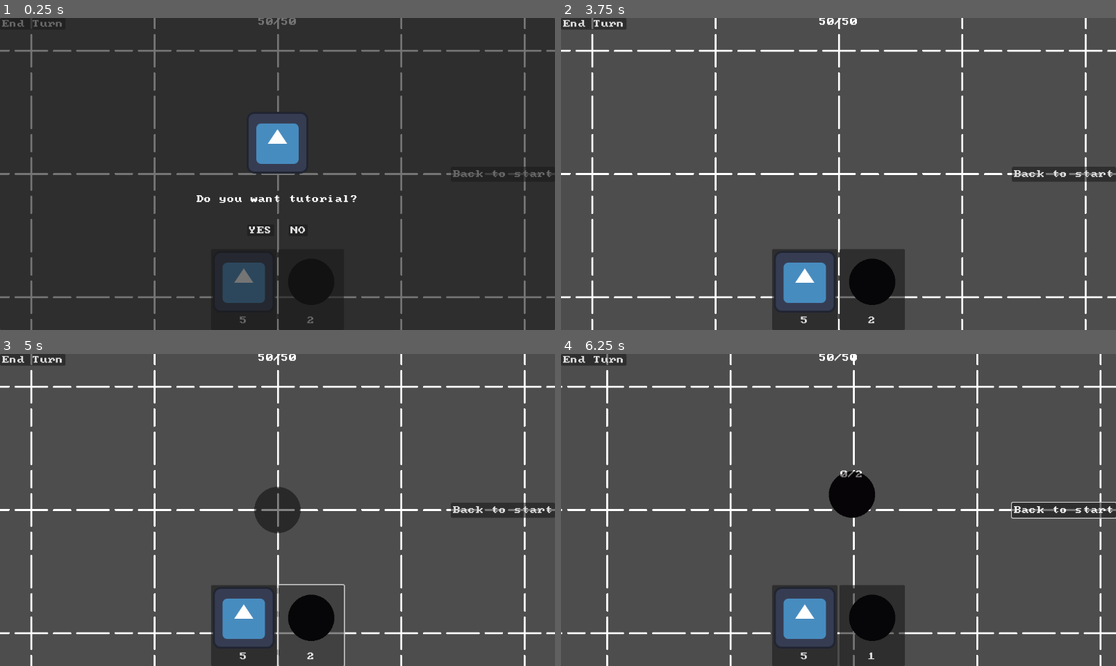
Above: before the commit, frames 1-4 (two rows, left to right).
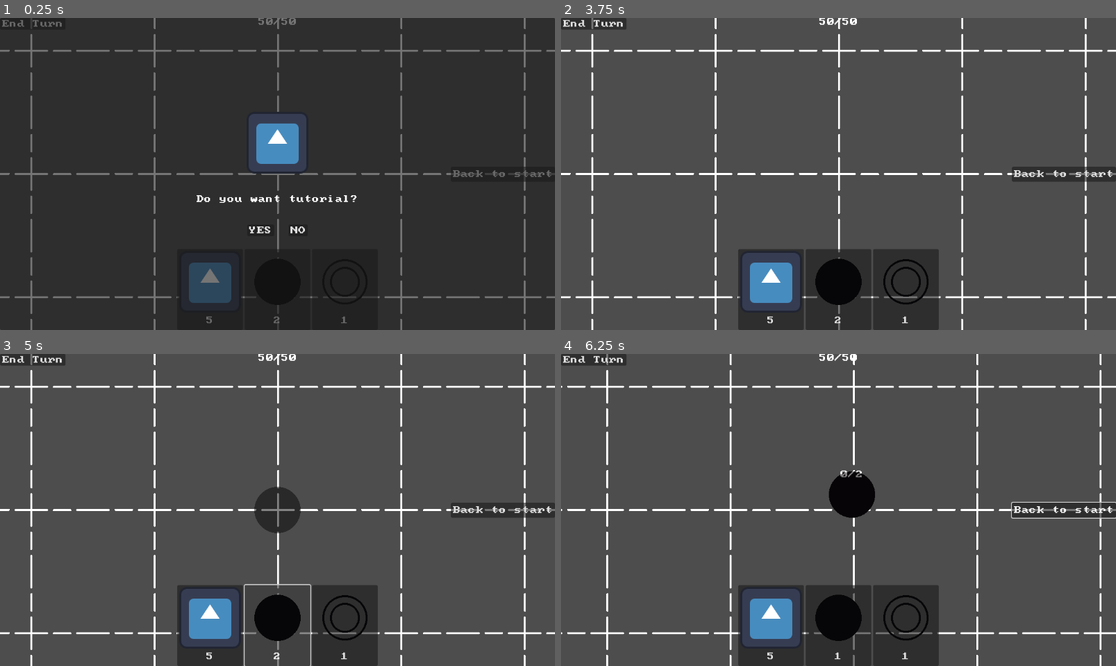
Above: after the commit, the same moments.

Repository: Iviv122/swiatlowod-2
Game: Godot game, scene res://main.tscn
Two runs of this game, one before a commit and one after it. Both use one fixed random seed, a clock stepped at 60 frames per second and the inputs below. The engine's default icon, where the game draws it, is replaced by a stand-in: a white triangle on a blue panel in a dark square.
Inputs (mouse positions are in pixels of both pictures, inside the frame that each line leads up to):
- Up to frame 1 (0.25 s): no input
- Up to frame 2 (3.75 s): click "5" at 0.5 s; click (905, 289) at 1.25 s, where only the run after the commit has a clickable "1"; click "End Turn" at 2 s; click "YES" at 2.75 s; click "continue" at 3.5 s
- Up to frame 3 (5 s): click "2" at 4.25 s
- Up to frame 4 (6.25 s): click "Back to start" at 5 s; move the mouse to (960, 494) at 5.77 s; press the mouse at (960, 494) at 5.78 s; hold D (right) from 5.78 s (still down)

The runs differ from the first frame. In frame 1, 2.1% of the frame differs, in the area x 31-69%, y 74-100%; in frame 2, 5.7%, in the area x 31-69%, y 73-100%; in frame 3, 5.6%; in frame 4, 5.7%.

Commit message:
repeater

Diff:
--- /dev/null
+++ b/assets/concrete_components/repeater.tres
@@ -0,0 +1,12 @@
+[gd_resource type="Resource" script_class="Repeater" load_steps=3 format=3 uid="uid://dxmht4utnnhpx"]
+
+[ext_resource type="Script" uid="uid://dmr3lmasdr0aj" path="res://objects/components_concrete/repeater.gd" id="1_ogrxd"]
+[ext_resource type="Texture2D" uid="uid://b13qt4pyb5x8b" path="res://raw_assets/repeator.png" id="2_4uj4n"]
+
+[resource]
+script = ExtResource("1_ogrxd")
+Name = "Repeater"
+on_trigger_desc = "Send signal to all neighbours"
+max_connections = 3
+sprite = ExtResource("2_4uj4n")
+metadata/_custom_type_script = "uid://dmr3lmasdr0aj"
--- a/main.tscn
+++ b/main.tscn
@@ -9,8 +9,9 @@
 [ext_resource type="Script" uid="uid://coyx87dugdujn" path="res://objects/camera/camera_return_to_origin.gd" id="5_lquwl"]
 [ext_resource type="Script" uid="uid://dumw5oi7t7v2" path="res://objects/camera/camera_move.gd" id="6_7mycd"]
 [ext_resource type="Script" uid="uid://dxa4nu2h52p32" path="res://objects/progression/end_turn.gd" id="7_4c57u"]
-[ext_resource type="Resource" uid="uid://bhhj6xciig2mk" path="res://assets/concrete_components/activate_neighbour.res" id="7_dg77c"]
+[ext_resource type="Resource" uid="uid://bhhj6xciig2mk" path="res://assets/concrete_components/entry_point.res" id="7_dg77c"]
 [ext_resource type="PackedScene" uid="uid://de864lepfoan0" path="res://prefabs/tutorial.tscn" id="8_5vw27"]
+[ext_resource type="Resource" uid="uid://dxmht4utnnhpx" path="res://assets/concrete_components/repeater.tres" id="8_ycdy4"]
 [ext_resource type="Texture2D" uid="uid://ryomm0grwrvk" path="res://raw_assets/dashed_tile.png" id="9_kek77"]
 
 [sub_resource type="Resource" id="Resource_5vw27"]
@@ -23,6 +24,12 @@
 script = ExtResource("5_272bh")
 comp = ExtResource("7_dg77c")
 amount = 2
+metadata/_custom_type_script = "uid://ckbxto3f132l4"
+
+[sub_resource type="Resource" id="Resource_w48qg"]
+script = ExtResource("5_272bh")
+comp = ExtResource("8_ycdy4")
+amount = 1
 metadata/_custom_type_script = "uid://ckbxto3f132l4"
 
 [sub_resource type="TileSetAtlasSource" id="TileSetAtlasSource_4c57u"]
@@ -87,6 +94,15 @@
 mouse = NodePath("../../../Mouse")
 metadata/_custom_type_script = "uid://g0gktq42cgrq"
 
+[node name="Button3" type="Button" parent="InGameUI/VBoxContainer" node_paths=PackedStringArray("mouse")]
+layout_mode = 2
+text = "option1
+"
+script = ExtResource("1_0xm2m")
+res = SubResource("Resource_w48qg")
+mouse = NodePath("../../../Mouse")
+metadata/_custom_type_script = "uid://g0gktq42cgrq"
+
 [node name="CameraReturnToOrigin" type="Button" parent="InGameUI" node_paths=PackedStringArray("cam")]
 anchors_preset = 6
 anchor_left = 1.0
--- a/objects/components_concrete/entry_point.gd
+++ b/objects/components_concrete/entry_point.gd
@@ -3,12 +3,9 @@
 
 var was_triggered = false
 
-func on_turn_start(_s : ComponentInstance) -> void:
+func on_turn_end(_neighbours : Array[ComponentInstance],s : ComponentInstance) -> void:
 	was_triggered = false
-
-func on_turn_end(_neighbours : Array[ComponentInstance],s : ComponentInstance) -> void:
 	trigger(_neighbours,s)
-	was_triggered = true
 
 func trigger(_neighbours : Array[ComponentInstance], s :ComponentInstance) -> void:
 	if !was_triggered:
@@ -16,8 +13,7 @@
 		was_triggered = true
 		PopTextCreatorInstance.pop_text(s.global_position,"triggered",Color.GREEN)
 		var i = randi_range(0,_neighbours.size()-1)
-		var n  = _neighbours[i]
-		n.trigger()
 		s.send_pulse(i)
 	else:
 		PopTextCreatorInstance.pop_text(s.global_position,"was used",Color.RED)
+	was_triggered = true
--- /dev/null
+++ b/objects/components_concrete/repeater.gd
@@ -0,0 +1,9 @@
+extends Component
+class_name Repeater
+
+
+
+func trigger(_neighbours : Array[ComponentInstance], s :ComponentInstance) -> void:
+	for i in _neighbours.size():
+		PopTextCreatorInstance.pop_text(s.global_position,"triggered",Color.GREEN)
+		s.send_pulse(i)
--- a/objects/progression/end_turn.gd
+++ b/objects/progression/end_turn.gd
@@ -4,5 +4,3 @@
 func _pressed() -> void:
 	print("turn end")
 	get_tree().call_group("on_turn_end","on_turn_end")
-	print("turn start")
-	get_tree().call_group("on_turn_start","on_turn_start")
Renamed: assets/concrete_components/activate_neighbour.res -> assets/concrete_components/entry_point.res
Not shown: 1 places in main.tscn that only renumber resources
Not shown, added: objects/components_concrete/repeater.gd.uid
